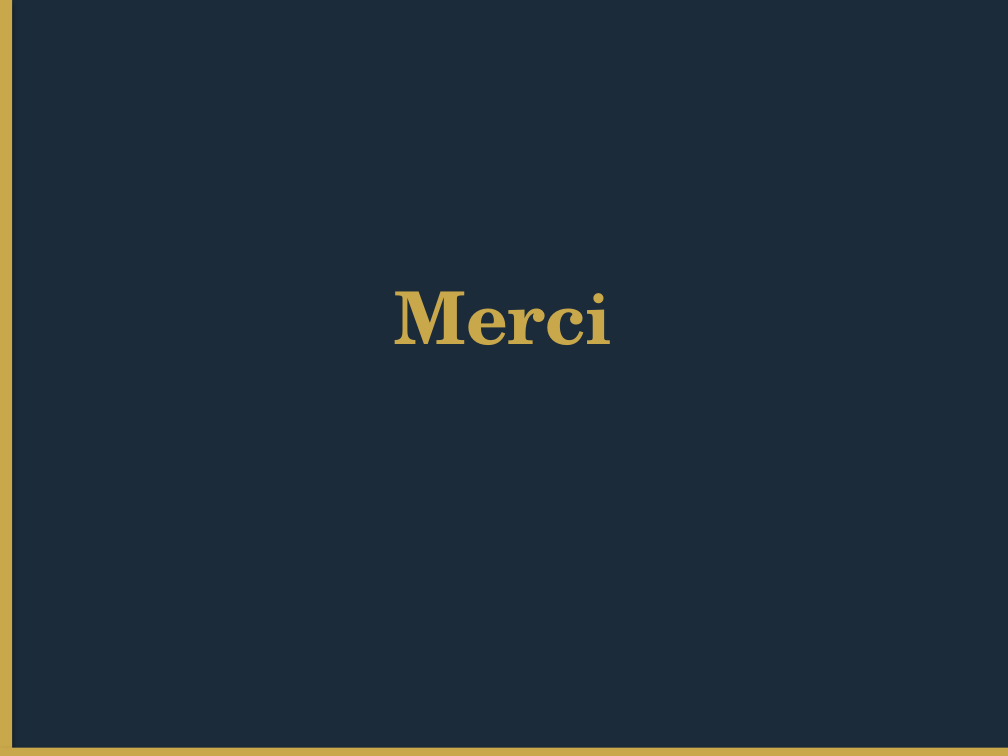
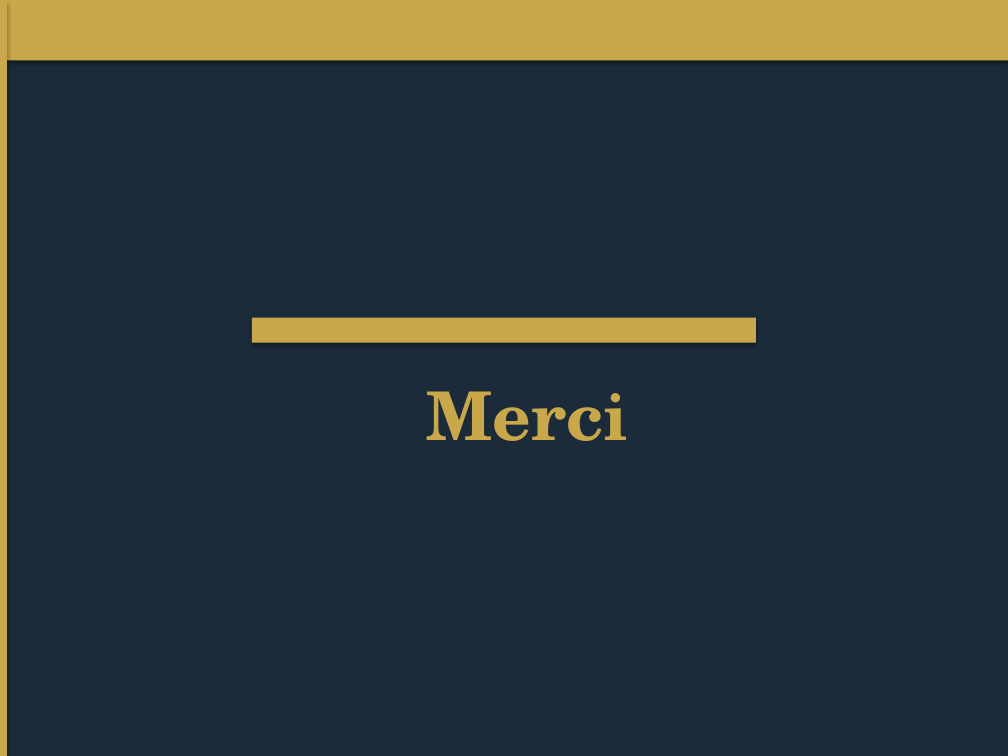
Before and after one commit to matisselebretonmatisselebreton-arch/salut, a slide deck: slide 5 of output/test_corporate_redesigned.pptx. Drawn at 1008x756 pixels with LibreOffice and Linux fonts; fonts in the diff are those of the drawing. Boxes give left, top, right and bottom in pixels: in the first picture for what was removed or moved away, otherwise in the second. Text is boxed around its words. In the diff, an @@ line names an element or a change of style, - is before the commit and + after.

```diff
--- a/output/test_corporate_redesigned.pptx
+++ b/output/test_corporate_redesigned.pptx
@@ rectangle: place and size @@
-rectangle at (0,0,12,756)
+rectangle at (0,0,7,756)
@@ rectangle: place and size @@
-rectangle at (0,748,1008,756)
+rectangle at (0,0,1008,60)
@@ rectangle added at (252,318,756,343), fill #C8A84B @@
@@ text "Merci": place and size @@
-text "Merci" at (395,291,613,345)
+text "Merci" at (427,391,629,441)
@@ text "Merci" at (427,391,629,441): size 52 to 48 pt; vertical alignment middle to top @@
```
Also in this commit, not shown: 4 other slides changed, 1 other file.
